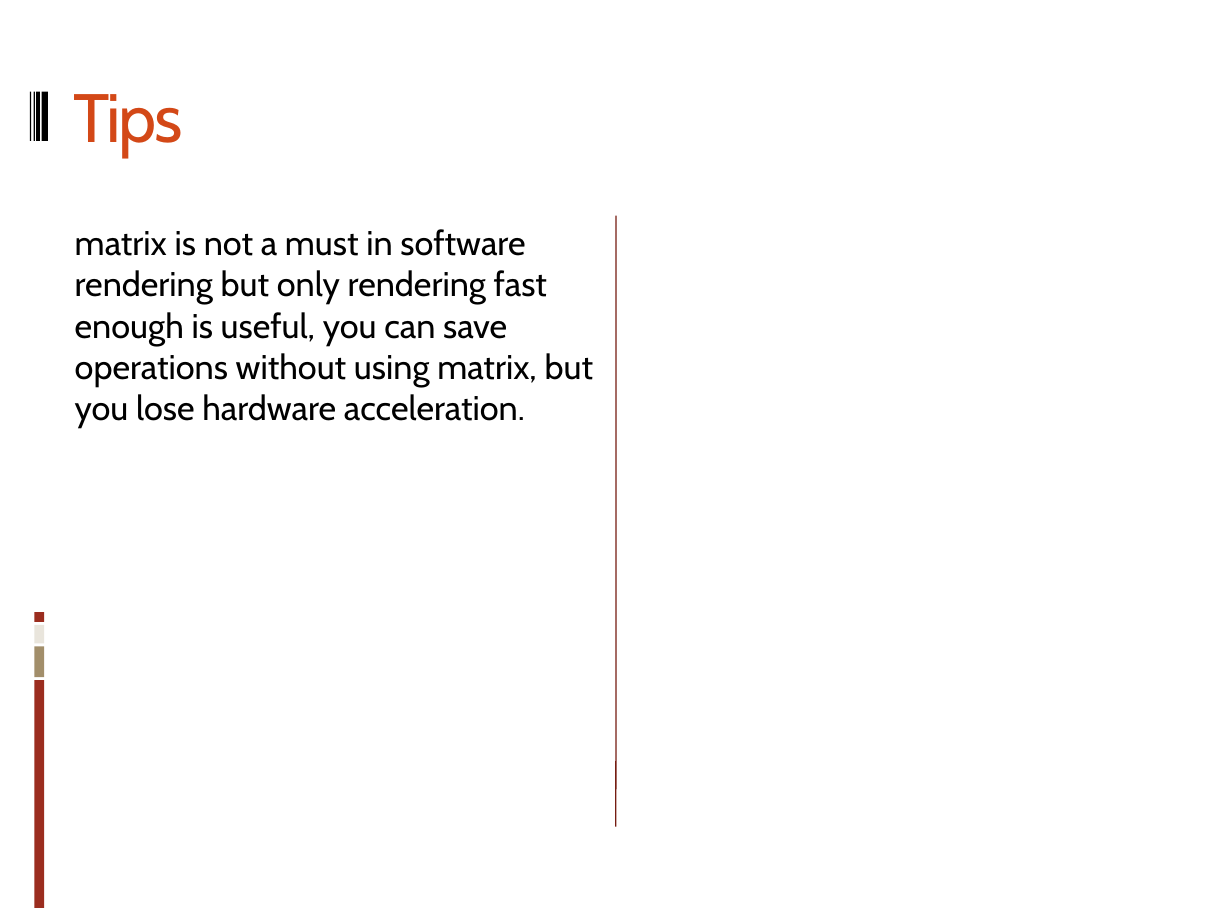
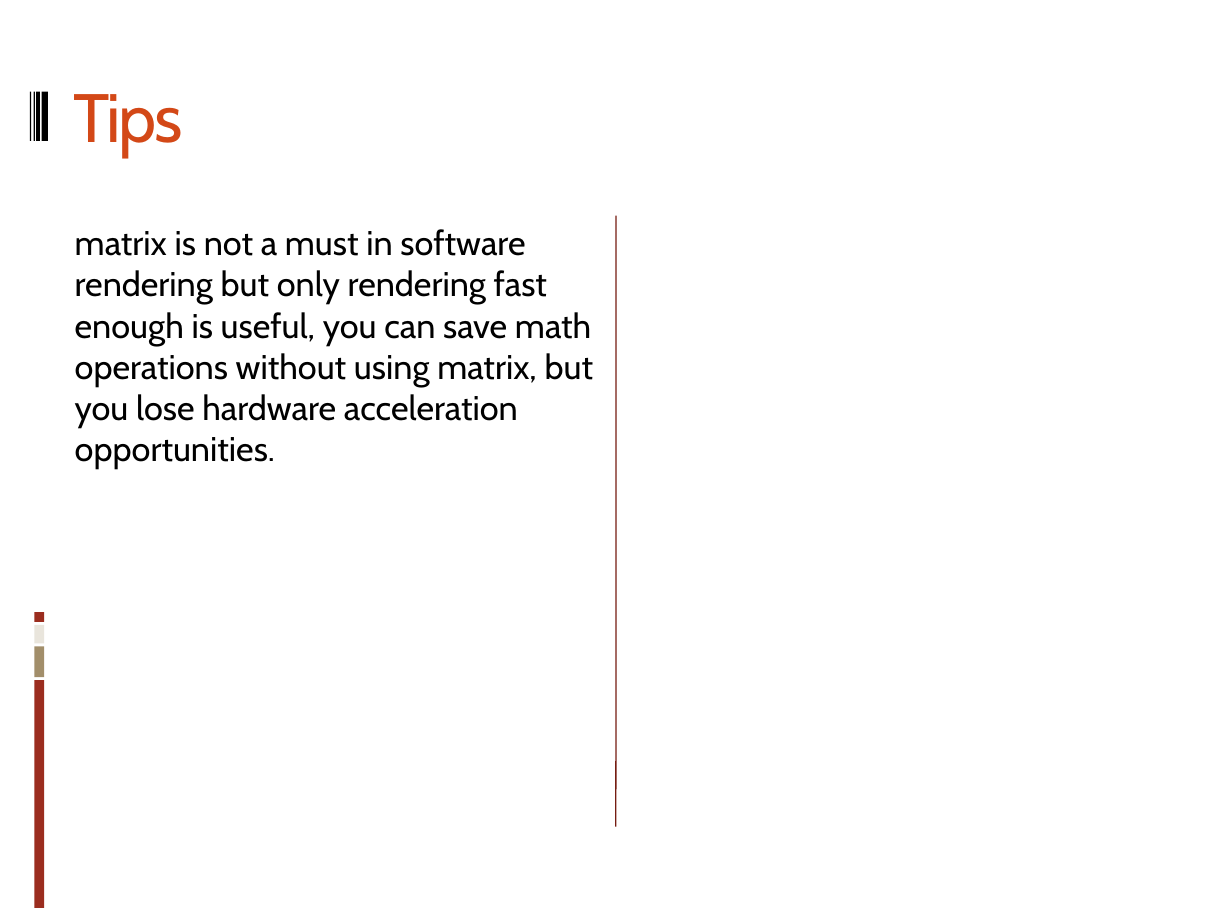
Before and after one commit to angelleecash/irrlicht_training, a slide deck: slide 11 of Irrlicht.pptx (slide 10 before the commit). Drawn at 1232x924 pixels with LibreOffice and Linux fonts; fonts in the diff are those of the drawing. Boxes give left, top, right and bottom in pixels: in the first picture for what was removed or moved away, otherwise in the second. Text is boxed around its words. In the diff, an @@ line names an element or a change of style, - is before the commit and + after.

```diff
--- a/Irrlicht.pptx
+++ b/Irrlicht.pptx
@@ text at [75,229,594,469]: text changed @@
-matrix is not a must in software rendering but only rendering fast enough is useful, you can save operations without using matrix, but you lose hardware acceleration.
+matrix is not a must in software rendering but only rendering fast enough is useful, you can save math operations without using matrix, but you lose hardware acceleration opportunities.
```
Also in this commit, not shown: 7 other slides changed, 5 slides added, 14 slides removed.
